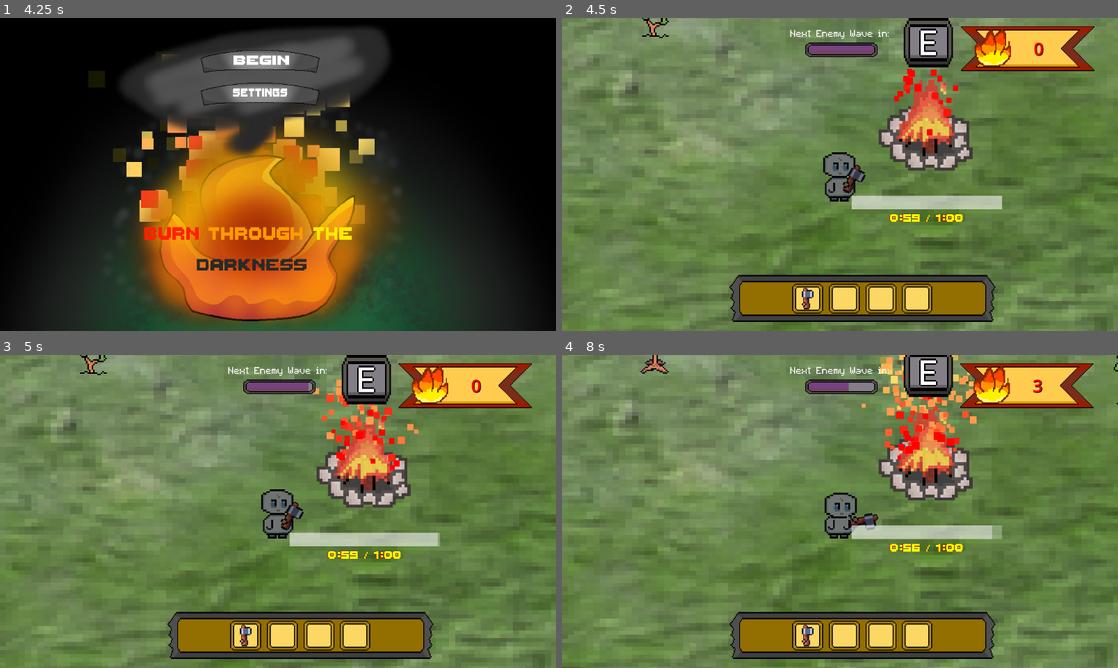
Above: before the commit, frames 1-4 (two rows, left to right).
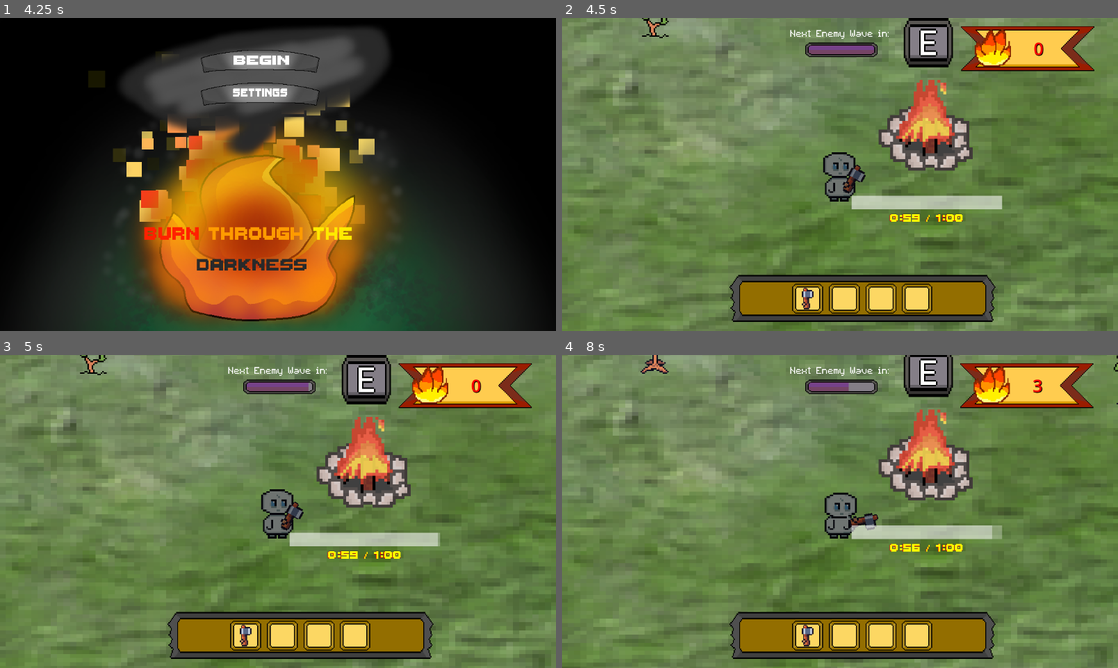
Above: after the commit, the same moments.

Repository: DaqCode/GameDevJS2025
Game: Godot game, scene res://scenes/UI/menu/menu.tscn
Two runs of this game, one before a commit and one after it. Both use one fixed random seed, a clock stepped at 60 frames per second and the inputs below.
Inputs (mouse positions are in pixels of both pictures, inside the frame that each line leads up to):
- Up to frame 1 (4.25 s): tap Enter at 0.5 s; move the mouse to (400, 158) at 0.52 s; hold D (right) 0.53-1.28 s; hold E (interact) 0.53-1.28 s; tap Space at 1.25 s; move the mouse to (166, 190) at 1.27 s; hold S (down) 1.28-2.03 s; tap E (interact) at 1.35, 2.85 s; move the mouse to (333, 105) at 2.02 s; hold D (right) 2.03-2.78 s; hold E (interact) 2.03-2.78 s; move the mouse to (250, 237) at 2.77 s; hold W (up) 2.78-3.53 s; move the mouse to (444, 221) at 3.52 s; hold A (left) from 3.53 s (still down); hold E (interact) from 3.53 s (still down); tap 2 (equip_inventory_item_2) at 4.15 s
- Up to frame 2 (4.5 s): release A (left) at 4.25 s; release E (interact) at 4.25 s; click (823, 64) at 4.25 s
- Up to frame 3 (5 s): no input
- Up to frame 4 (8 s): move the mouse to (673, 464) at 5.02 s; hold A (left) 5.03-5.78 s; tap E (interact) at 5.1, 6.6 s; tap 3 (equip_inventory_item_3) at 5.65 s; move the mouse to (867, 511) at 5.77 s; hold S (down) 5.78-6.53 s; hold E (interact) 5.78-6.53 s; tap 4 (equip_inventory_item_4) at 6.4 s; move the mouse to (756, 433) at 6.52 s; hold D (right) 6.53-7.28 s; move the mouse to (962, 495) at 7.27 s; hold W (up) from 7.28 s (still down); hold E (interact) from 7.28 s (still down)

Frame 1 is identical in both runs. In frame 2, 0.3% of the frame differs, in the area x 59-72%, y 16-38%; in frame 3, 1.0%; in frame 4, 1.6%, in the area x 53-75%, y 0-34%.

Commit message:
can add wood to fire and the start of an inventory

Diff:
--- a/gamedevjs2025/global/globalPlayerScript.gd
+++ b/gamedevjs2025/global/globalPlayerScript.gd
@@ -33,6 +33,21 @@
 # Lvl 2: 109 speed
 # Lvl 3: 131 speed
 
-
+# could change this later to also inclde seeds?
+var player_plank_counts = {
+	"type 0 plank": 0,
+	"type 1 plank": 0,
+	"type 2 plank": 0,
+}
 @export var current_total_ashes: int = 0
 @export var total_ashes_throughout: int = 0
+
+func _ready() -> void:
+	Events.add_inventory_item.connect(addInventoryItem)
+
+# connected to drop item signal emited by the dropped item scene
+func addInventoryItem(name):
+	# if items not a type in the invetory dict return
+	if !player_plank_counts.keys().has(name):
+		return
+	player_plank_counts[name] += 1
--- a/gamedevjs2025/scenes/assets/campfire/campfire.gd
+++ b/gamedevjs2025/scenes/assets/campfire/campfire.gd
@@ -12,10 +12,16 @@
 
 var can_interact : bool = false
 
+# might be better to do this system as an array but this works and its a jam
+var plankBurnTimes = { # plank type : burn time (seconds)
+	"type 0 plank": 5,
+	"type 2 plank": 7,
+	"type 1 plank": 9
+}
+
 func _ready() -> void:
 	progress_bar.max_value = fire_duration
 	timer.start()
-
 
 func _process(_delta) -> void:
 	# The middle is 25
@@ -40,7 +46,21 @@
 		int(fire_duration) % 60
 	]
 
+	# adding planks
+	if can_interact and Input.is_action_just_pressed("equip_inventory_item_2"):
+		tryAddPlnaks("type 0 plank")
+	elif can_interact and Input.is_action_just_pressed("equip_inventory_item_3"):
+		tryAddPlnaks("type 1 plank")
+	elif can_interact and Input.is_action_just_pressed("equip_inventory_item_4"):
+		tryAddPlnaks("type 2 plank")
 
+func tryAddPlnaks(type):
+	if GlobalPlayerScript.player_plank_counts[type] <= 0:
+		return
+	GlobalPlayerScript.player_plank_counts[type] -= 1
+	fire_remaining += plankBurnTimes[type]
+	fire_remaining = min(fire_remaining,fire_duration)
+	$WoodBurn.emitting = true
 
 func _on_campfire_interract_body_entered(body:Node2D) -> void:
 	if body.is_in_group("player"):
--- a/gamedevjs2025/scenes/assets/campfire/campfire.tscn
+++ b/gamedevjs2025/scenes/assets/campfire/campfire.tscn
@@ -28,6 +28,39 @@
 scale_over_velocity_max = 221.25
 color_ramp = SubResource("GradientTexture1D_0g0qi")
 
+[sub_resource type="Gradient" id="Gradient_0g0qi"]
+offsets = PackedFloat32Array(0.472727, 0.786364, 0.89703, 1)
+colors = PackedColorArray(1, 0, 0, 1, 0.206882, 0.0943454, 0.00224914, 1, 0.160784, 0.152941, 0, 0.584314, 1, 1, 1, 0)
+
+[sub_resource type="GradientTexture1D" id="GradientTexture1D_l2mf0"]
+gradient = SubResource("Gradient_0g0qi")
+
+[sub_resource type="Curve" id="Curve_4s4xl"]
+_data = [Vector2(0, 1), 0.0, 0.0, 0, 0, Vector2(1, 0), 0.0, 0.0, 0, 0]
+point_count = 2
+
+[sub_resource type="CurveTexture" id="CurveTexture_av5vg"]
+curve = SubResource("Curve_4s4xl")
+
+[sub_resource type="ParticleProcessMaterial" id="ParticleProcessMaterial_xt5g2"]
+particle_flag_disable_z = true
+emission_shape_scale = Vector3(4, 4, 1)
+emission_shape = 3
+emission_box_extents = Vector3(50, 50, 0)
+inherit_velocity_ratio = 0.5
+direction = Vector3(0, -1, 0)
+spread = 180.0
+initial_velocity_min = 300.0
+initial_velocity_max = 581.75
+gravity = Vector3(0, -5, 0)
+radial_accel_min = 10.0
+radial_accel_max = 50.0
+radial_accel_curve = SubResource("CurveTexture_av5vg")
+scale_min = 5.0
+scale_max = 10.0
+scale_over_velocity_max = 221.25
+color_ramp = SubResource("GradientTexture1D_l2mf0")
+
 [sub_resource type="CapsuleShape2D" id="CapsuleShape2D_6j6n6"]
 radius = 425.0
 height = 1250.0
@@ -53,6 +86,7 @@
 texture = ExtResource("1_vhsok")
 
 [node name="CampfireAshes" type="GPUParticles2D" parent="."]
+visible = false
 light_mask = 0
 position = Vector2(-17, -342)
 scale = Vector2(2, 2)
@@ -60,6 +94,17 @@
 lifetime = 1.5
 randomness = 0.4
 process_material = SubResource("ParticleProcessMaterial_vhsok")
+
+[node name="WoodBurn" type="GPUParticles2D" parent="."]
+light_mask = 0
+position = Vector2(-17, -342)
+scale = Vector2(2, 2)
+emitting = false
+amount = 150
+lifetime = 0.5
+one_shot = true
+randomness = 0.4
+process_material = SubResource("ParticleProcessMaterial_xt5g2")
 
 [node name="CampfireCollisionShape" type="CollisionShape2D" parent="."]
 position = Vector2(0, 75)
--- a/gamedevjs2025/scenes/droppedPlank/droppedItem.gd
+++ b/gamedevjs2025/scenes/droppedPlank/droppedItem.gd
@@ -20,7 +20,6 @@
 	# this is for if the player is already in the area, where body_entered wont work
 	sprite = get_node(spritePath)
 	sprite.texture = treeTypeTextures[tree_type]
-	print(tree_type)
 	for bod in get_overlapping_bodies():
 		checkBodys(bod)
 
@@ -37,9 +36,7 @@
 
 		# THIS IS TEMP DM ME WHEN WRITING INVENTORY CODE AND WE CAN TALK
 		# this is kinda bad code below
-		var itemName = item_type
-		if item_type == "seed": # this is to give the item the right name
-			itemName = "type " + str(tree_type) + " " + item_type
+		var itemName = "type " + str(tree_type) + " " + item_type
 		Events.add_inventory_item.emit(itemName) #this will be somthing like: "type 1 planks"EASE_IN
-		print("picked up " + itemName)
+		#print("picked up " + itemName)
 		queue_free()
Not shown: 1 places in gamedevjs2025/scenes/assets/campfire/campfire.tscn that only renumber resources
